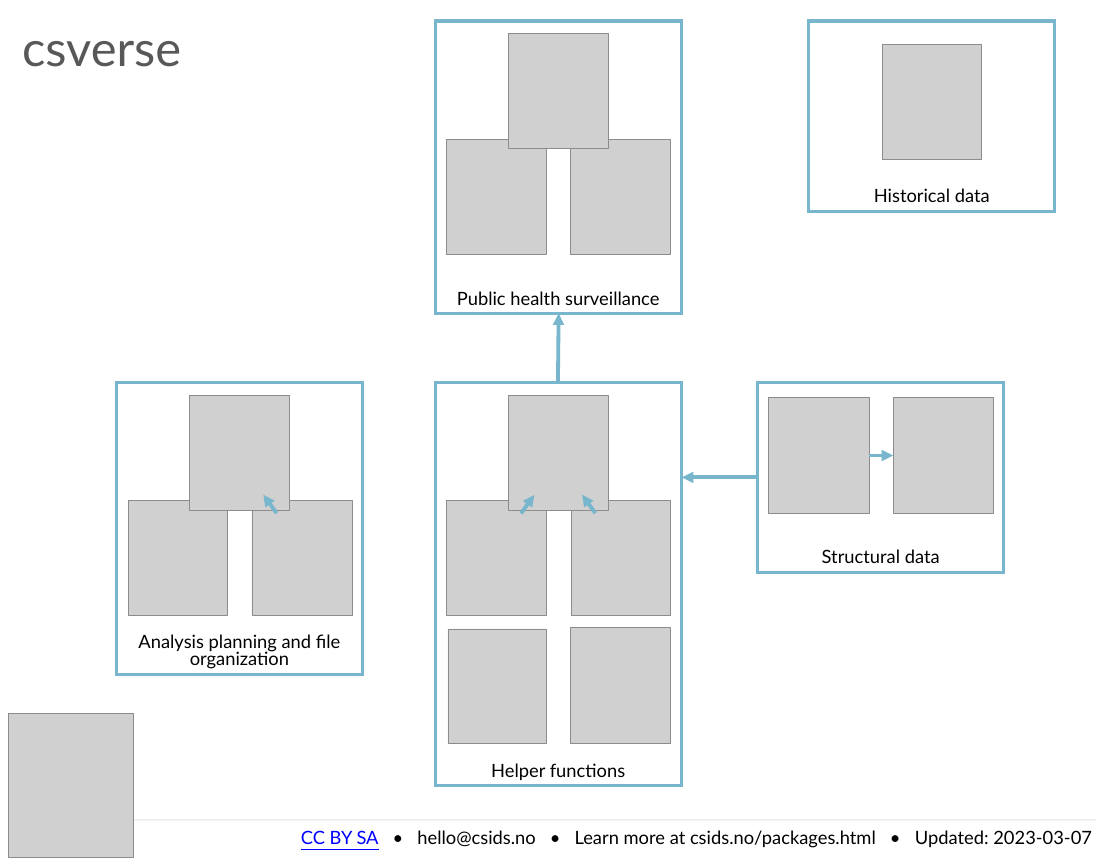
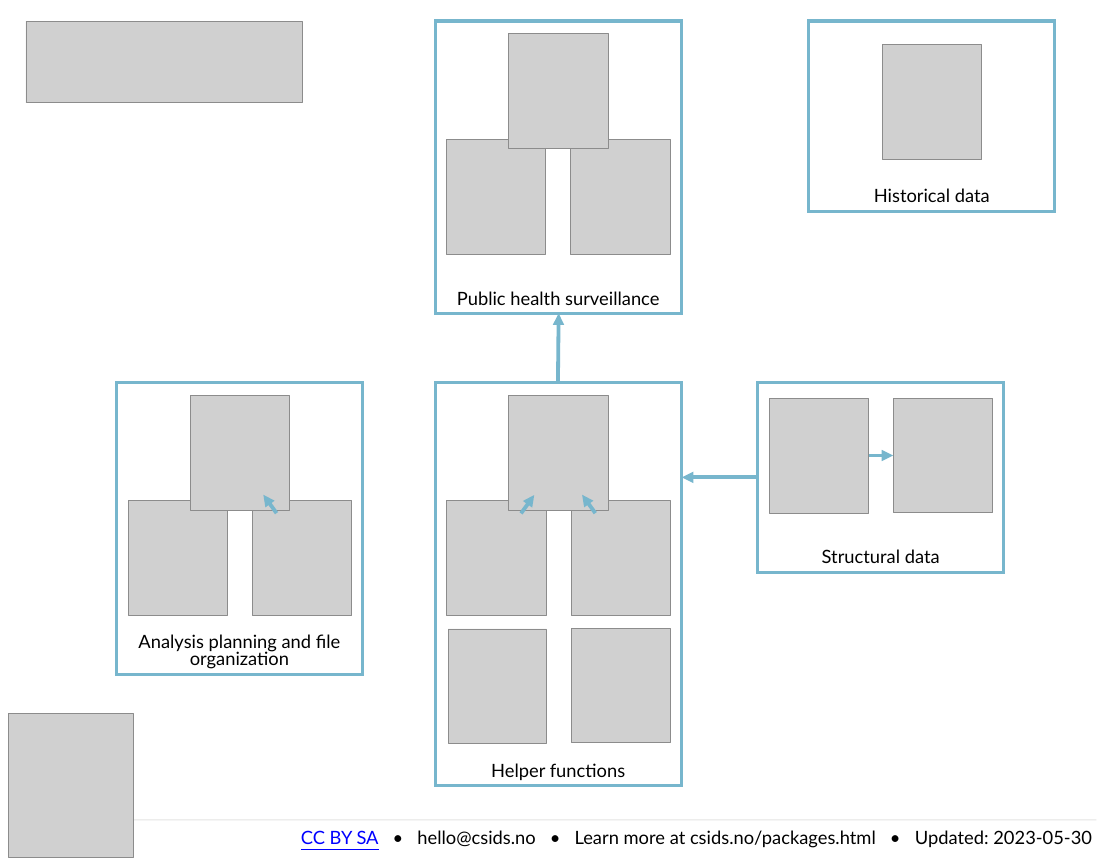
Before and after one commit to csids/csids.github.io, a slide deck: slide 1 of csverse/hex/hex_dependencies.pptx. Drawn at 1120x865 pixels with LibreOffice and Linux fonts; fonts in the diff are those of the drawing; grey boxes stand for pictures. Boxes give left, top, right and bottom in pixels: in the first picture for what was removed or moved away, otherwise in the second. Text is boxed around its words. In the diff, an @@ line names an element or a change of style, - is before the commit and + after.

```diff
--- a/csverse/hex/hex_dependencies.pptx
+++ b/csverse/hex/hex_dependencies.pptx
@@ picture added at bbox=[26, 21, 302, 103] @@
@@ title removed at bbox=[22, 41, 181, 67] @@
-csverse
@@ text at bbox=[301, 830, 1092, 848]: text changed @@
-CC BY SA • hello@csids.no • Learn more at csids.no/packages.html • Updated: 2023-03-07
+CC BY SA • hello@csids.no • Learn more at csids.no/packages.html • Updated: 2023-05-30
```
Also in this commit, not shown: 56 other files.
